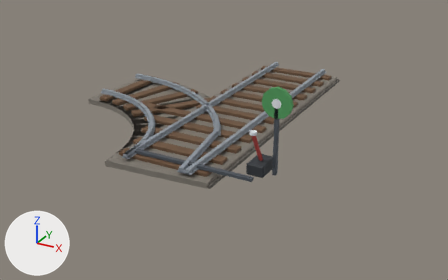
Before and after pictures for a commit that changed the glTF model export/rail_aiguillage_g_droit.glb.
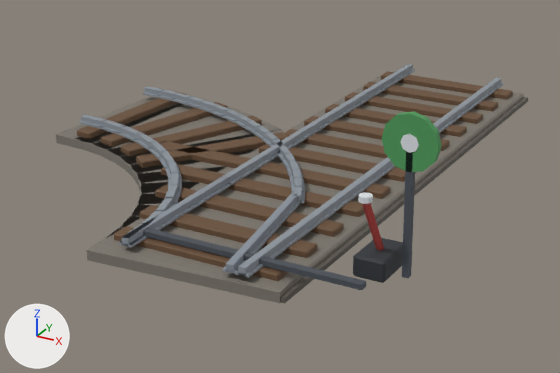
Old and new are each drawn whole from a camera (50 mm lens) standing at (2.64, -5.17, 2.27) and looking at (-0.03, -0.3, -0.16) and again close up on the part from 13% to 80% of the width and 10% to 81% of the height. Every picture has the same lights, and +X, +Y and +Z are marked at lower left. The last two pictures show the newer version. Vertices at exactly the same position are counted once.

In view in the first close-up: 'rail_acier.008', 'rail_acier_sombre.008', 'rail_ballast.016', 'rail_ballast_sombre.010', 'rail_blanc.008', 'rail_fonte.008', 'rail_rail.018', 'rail_traverse.018', 'rail_vert.004' and 1 more.
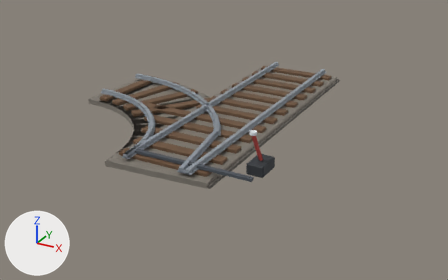
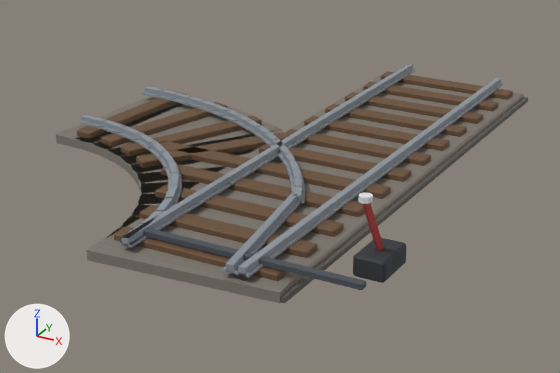
Changed parts and their boxes [x1, y1, x2, y2] in the close-ups (560 x 373 px):
```json
{"object": "rail_acier_sombre.008", "change": "reshaped", "before": [143, 151, 415, 290], "after": [143, 228, 366, 290], "on screen": "18% narrower, 55% shorter"}
{"object": "rail_vert.004", "change": "deleted", "before": [382, 111, 442, 172], "on screen": "green"}
{"object": "rail_blanc.008", "change": "reshaped", "before": [358, 134, 419, 204], "after": [358, 192, 373, 204]}
{"part": 1, "of": "me_rail_acier_sombre_012", "change": "deleted", "before": [402, 151, 415, 278]}
{"part": 2, "of": "me_rail_blanc_012", "change": "deleted", "before": [401, 134, 419, 153]}
```

The change, as JSON lines over the scene's bpy script:
```json
{"block": "me_rail_acier_sombre_012", "where": "# used by ob_rail_acier_sombre_008; location = (0.0, 0.0, 0.0)"}
{"op": "remove", "block": "me_rail_acier_sombre_012", "code": "me_rail_acier_sombre_012.from_pydata(...)  # 16 vertices, 24 faces; spans x -0.3..0.89, y -1.395..-1.11, z 0.052..0.652"}
{"op": "add", "block": "me_rail_acier_sombre_012", "code": "me_rail_acier_sombre_012.from_pydata(...)  # 8 vertices, 12 faces; spans x -0.3..0.8, y -1.395..-1.355, z 0.089..0.115"}
{"block": "me_rail_acier_sombre_012", "change": "me_rail_acier_sombre_012 part 1: the loose piece of 8 vertices spanning x 0.86..0.89, y -1.14..-1.11, z 0.052..0.652 is deleted"}
{"block": "me_rail_blanc_012", "where": "# used by ob_rail_blanc_008; location = (0.0, 0.0, 0.0)"}
{"op": "remove", "block": "me_rail_blanc_012", "code": "me_rail_blanc_012.from_pydata(...)  # 32 vertices, 56 faces; spans x 0.72..0.915, y -1.305..-1.107, z 0.427..0.692"}
{"op": "add", "block": "me_rail_blanc_012", "code": "me_rail_blanc_012.from_pydata(...)  # 16 vertices, 28 faces; spans x 0.72..0.78, y -1.305..-1.245, z 0.427..0.452"}
{"block": "me_rail_blanc_012", "change": "me_rail_blanc_012 part 2: the loose piece of 16 vertices spanning x 0.835..0.915, y -1.143..-1.107, z 0.612..0.692 is deleted"}
{"op": "remove", "block": "ob_rail_vert_004", "code": ["ob_rail_vert_004 = bpy.data.objects.new('rail_vert.004', me_rail_vert_006)", "ob_rail_vert_004.location = (0.0, 0.0, 0.0)"]}
```
